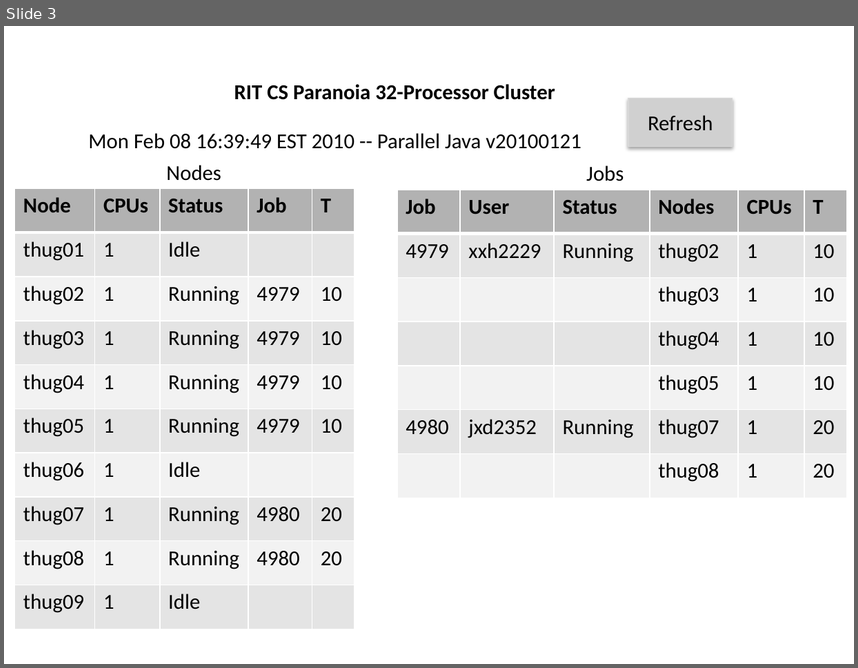
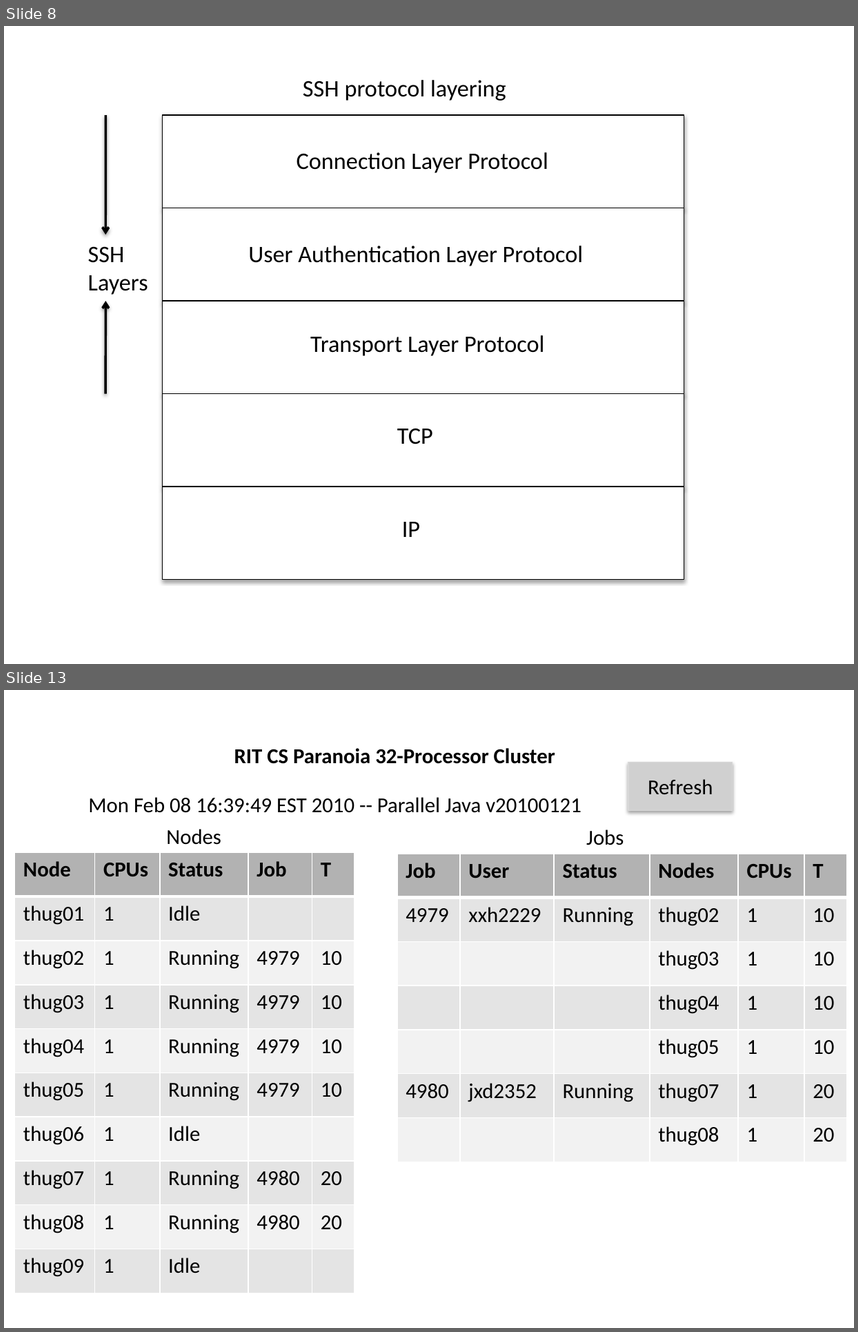
Before and after one commit to hexi111/xxh2229, a slide deck: latex/project-pj/figure.pptx. Shown one above the other, each under a label of ours: slide 3 before the commit, slides 8 and 13 after it; the slides between them are not shown. The pictures are 858x668 and 858x1332 pixels, drawn with LibreOffice and Linux fonts; fonts in the diff are those of the drawing; grey boxes stand for pictures. Boxes give left, top, right and bottom in pixels: in the first picture for what was removed or moved away, otherwise in the second. Text is boxed around its words. In the diff, an @@ line names an element or a change of style, - is before the commit and + after.

```diff
--- a/latex/project-pj/figure.pptx
+++ b/latex/project-pj/figure.pptx
@@ slide 8 added at (4, 26, 854, 664), background #FFFFFF @@
@@ text added at (303, 80, 506, 101), 20 pt, text #000000 @@
+SSH protocol layering
@@ arrow added from (106, 115) to (106, 234), #000000 2 pt @@
@@ rectangle added at (162, 115, 684, 208), fill #FFFFFF, outline #000000 0.75 pt @@
@@ text added at (297, 152, 548, 173), 20 pt, text #000000 @@
+Connection Layer Protocol
@@ rectangle added at (162, 208, 684, 301), fill #FFFFFF, outline #000000 0.75 pt @@
@@ text added at (88, 246, 148, 294), 20 pt, text #000000 @@
+SSH
+Layers
@@ text added at (248, 245, 584, 266), 20 pt, text #000000 @@
+User Authentication Layer Protocol
@@ arrow added from (105, 393) to (106, 301), #000000 2 pt @@
@@ rectangle added at (162, 301, 684, 393), fill #FFFFFF, outline #000000 0.75 pt @@
@@ text added at (310, 335, 545, 356), 20 pt, text #000000 @@
+Transport Layer Protocol
@@ rectangle added at (162, 393, 684, 486), fill #FFFFFF, outline #000000 0.75 pt @@
@@ text added at (397, 428, 433, 444), 20 pt, text #000000 @@
+TCP
@@ rectangle added at (162, 486, 684, 579), fill #FFFFFF, outline #000000 0.75 pt @@
@@ text added at (402, 521, 420, 537), 20 pt, text #000000 @@
+IP
@@ what was slide 3 is now slide 13 @@
```
Also in this commit, not shown: 1 slide changed, 18 other slides added, 31 other files.
